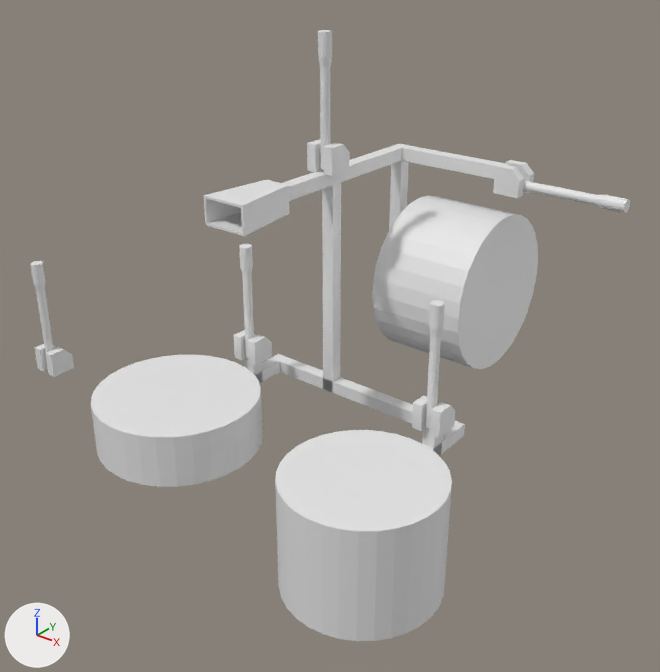
One commit to the Blender file examples/drum_set/project.blend: the scene before it, then after it.
One viewpoint serves both versions: a 50 mm camera at (60.5, -38.8, 35.0) aimed at (21.9, 9.4, 5.1). The lights are fixed; the arrows at lower left show +X, +Y and +Z.

Objects in the first picture: 'Cowbell', 'Cowbell_Stick', 'Cube', 'Kick', 'Kick_Stick', 'Snare', 'Snare_Stick', 'Tom', 'Tom_Stick'.
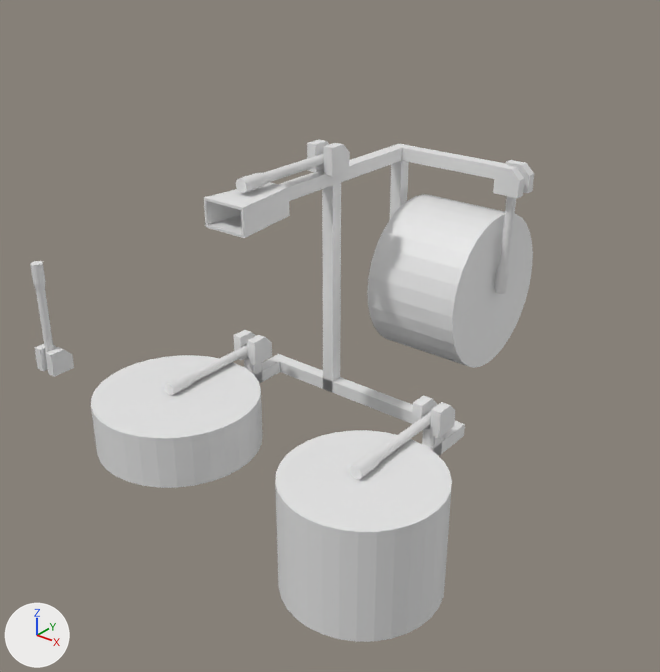
Where the change shows, as pixel boxes (x1, y1, x2, y2) in the pictures (660 x 672 px):
'Tom', moved
    before: (275, 430, 452, 641)
    after: (275, 430, 452, 642)
'Kick', moved
    before: (372, 195, 538, 369)
    after: (367, 194, 533, 368)
'Snare', moved
    before: (91, 355, 263, 487)
    after: (91, 355, 263, 488)
'Cowbell', moved
    before: (204, 180, 290, 236)
    after: (204, 182, 290, 238)
'Tom_Stick', turned
    before: (425, 300, 445, 429)
    after: (350, 411, 431, 480)
'Cowbell_Stick', turned
    before: (318, 30, 332, 170)
    after: (236, 154, 324, 193)
'Kick_Stick', turned
    before: (523, 181, 630, 213)
    after: (495, 196, 516, 294)
'Snare_Stick', turned
    before: (239, 244, 254, 358)
    after: (165, 345, 248, 395)

The change in detail:
Object 'Cowbell' (ob_cowbell) moves from (20.48, 5.63, 16.53) to (20.48, 5.63, 16.39).
Object 'Snare' (ob_snare) moves from (15.09, 0.0, -0.03) to (15.09, 0.0, -0.1).
Object 'Tom' (ob_tom) moves from (32.16, 0.0, -2.22) to (32.16, 0.0, -2.26).
Object 'Snare_Stick' (ob_snare_stick) turns from (0, 0, 0) to (90, 0, 0) degrees about x, y and z.
Object 'Tom_Stick' (ob_tom_stick) turns from (0, 0, 0) to (90, 0, 0) degrees about x, y and z.
Object 'Cowbell_Stick' (ob_cowbell_stick) turns from (0, 0, 0) to (90, 0, 0) degrees about x, y and z.
Object 'Kick' (ob_kick) moves from (26.22, 20.27, 7.13) to (25.75, 20.27, 7.13).
Object 'Kick_Stick' (ob_kick_stick) turns from (90, 0, 90) to (181, 0, 90) degrees about x, y and z.
